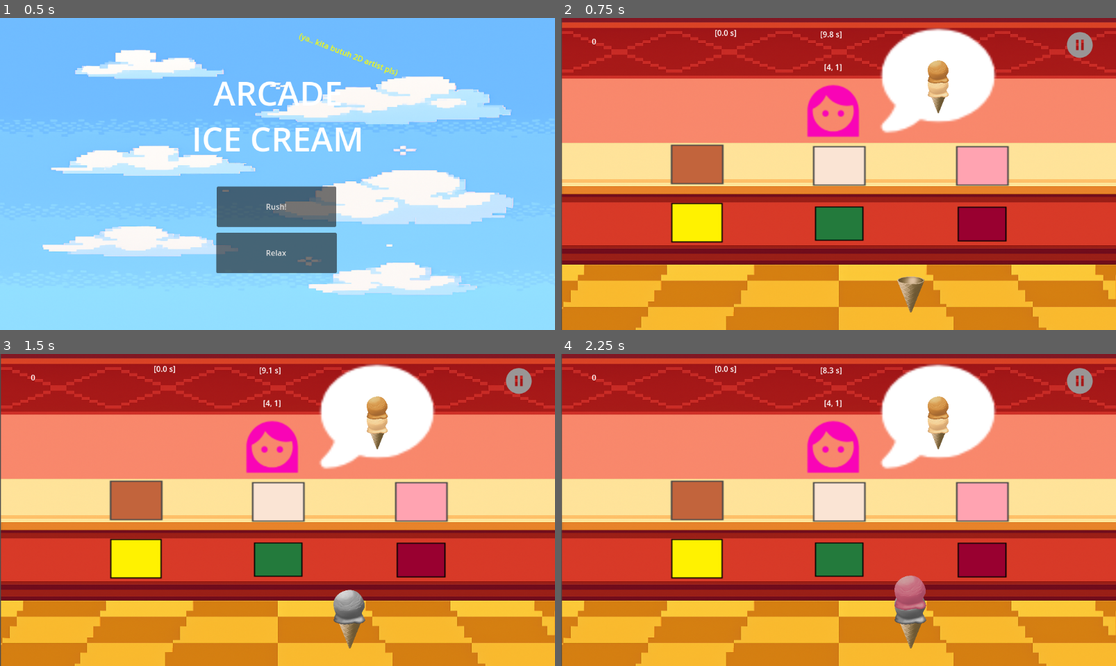
Above: before the commit, frames 1-4 (two rows, left to right).
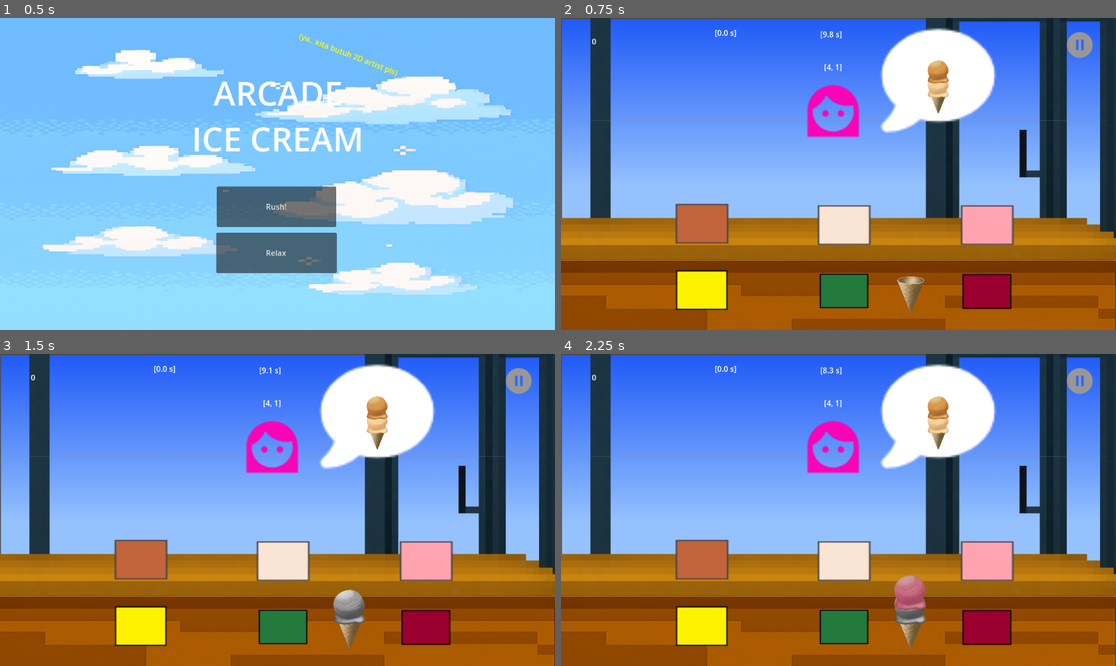
Above: after the commit, the same moments.

Repository: adamsutan/ice_cream_arcade
Game: Godot game, scene res://main_menu.tscn
The game is run twice, just before and just after one commit, with the same random seed, the same clock (stepped at 60 frames per second) and the same inputs.
Inputs (mouse positions are in pixels of both pictures, inside the frame that each line leads up to; where the layout moved, square brackets give the same spot in the first picture):
- Up to frame 1 (0.5 s): no input
- Up to frame 2 (0.75 s): click "Rush!" at 0.5 s
- Up to frame 3 (1.5 s): click (283, 559) [277, 500] at 1.25 s
- Up to frame 4 (2.25 s): click (982, 559) [982, 500] at 2 s

Frame 1 is identical in both runs. In frame 2, 94% of the frame differs, in the area x 0-100%, y 0-100%; in frame 3, 93%; in frame 4, 93%.

Commit message:
Layout Counter Top

Diff:
--- a/game.tscn
+++ b/game.tscn
@@ -1,9 +1,10 @@
-[gd_scene load_steps=13 format=3 uid="uid://dc5ka3tmdkpv8"]
+[gd_scene load_steps=16 format=3 uid="uid://dc5ka3tmdkpv8"]
 
-[ext_resource type="Texture2D" uid="uid://dj13e2ptitolf" path="res://assets/graphics/backgrounds/store.png" id="1_80nbo"]
 [ext_resource type="Script" uid="uid://b3uftux6yopk0" path="res://game.gd" id="1_ryrav"]
 [ext_resource type="Texture2D" uid="uid://dmtc5os38ebok" path="res://assets/graphics/ice_creams/vanilla.png" id="2_fc0e3"]
+[ext_resource type="Texture2D" uid="uid://c2f3spc4kfsau" path="res://assets/graphics/backgrounds/ice_cream_shop_interior.png" id="2_lc2xo"]
 [ext_resource type="Texture2D" uid="uid://6xe1036gk6h2" path="res://assets/graphics/ice_creams/strawberry.png" id="3_7jktm"]
+[ext_resource type="Texture2D" uid="uid://c11t5mm77ubx3" path="res://assets/graphics/backgrounds/countertop_bottom.png" id="3_215e1"]
 [ext_resource type="Texture2D" uid="uid://buagq4r1h6jci" path="res://assets/graphics/chat_bubble/chat_bubble.png" id="3_hve3p"]
 [ext_resource type="Texture2D" uid="uid://c67y7y6fpdthk" path="res://assets/graphics/ice_creams/chocolate.png" id="4_ryrav"]
 [ext_resource type="Texture2D" uid="uid://cj48yblwtk5kh" path="res://assets/graphics/ice_creams/banana template.png" id="7_vef74"]
@@ -13,14 +14,33 @@
 [ext_resource type="Texture2D" uid="uid://dyp3hwkg1347c" path="res://assets/graphics/backgrounds/gridicons--pause.png" id="11_mfdv2"]
 [ext_resource type="PackedScene" uid="uid://cn8g0ug55xsuy" path="res://pause_menu.tscn" id="12_iotsf"]
 
+[sub_resource type="Gradient" id="Gradient_7sc4i"]
+offsets = PackedFloat32Array(0, 0.5398773)
+colors = PackedColorArray(0.13633388, 0.36464587, 0.96989363, 1, 0.5860944, 0.7611595, 0.9999959, 1)
+
+[sub_resource type="GradientTexture2D" id="GradientTexture2D_80cx4"]
+gradient = SubResource("Gradient_7sc4i")
+fill_from = Vector2(0.49779737, 0)
+fill_to = Vector2(0.49779737, 1)
+
 [node name="game" type="Node2D"]
 position = Vector2(-2, 0)
 script = ExtResource("1_ryrav")
 
 [node name="background" type="Sprite2D" parent="."]
-position = Vector2(579.00006, 325.00003)
-scale = Vector2(1.123291, 0.4235026)
-texture = ExtResource("1_80nbo")
+position = Vector2(578.52734, 326.22394)
+scale = Vector2(17.952269, 10.086751)
+texture = SubResource("GradientTexture2D_80cx4")
+
+[node name="Interior" type="Sprite2D" parent="."]
+position = Vector2(577, 284)
+scale = Vector2(0.76, 0.76)
+texture = ExtResource("2_lc2xo")
+
+[node name="Table" type="Sprite2D" parent="Interior"]
+position = Vector2(-2.666687, 121.38597)
+scale = Vector2(1.5078125, 1.0337514)
+texture = ExtResource("3_215e1")
 
 [node name="TimerDisplay" type="RichTextLabel" parent="."]
 offset_left = 516.0
@@ -69,50 +89,50 @@
 position = Vector2(0, 12)
 
 [node name="Vanilla" type="TextureButton" parent="."]
-offset_left = 475.0
-offset_top = 231.0
-offset_right = 675.0
-offset_bottom = 381.0
+offset_left = 485.0
+offset_top = 354.0
+offset_right = 685.0
+offset_bottom = 504.0
 texture_normal = ExtResource("2_fc0e3")
 stretch_mode = 0
 
 [node name="Strawberry" type="TextureButton" parent="."]
-offset_left = 772.0
-offset_top = 231.0
-offset_right = 972.0
-offset_bottom = 381.0
+offset_left = 782.0
+offset_top = 354.0
+offset_right = 982.0
+offset_bottom = 504.0
 texture_normal = ExtResource("3_7jktm")
 stretch_mode = 0
 
 [node name="Chocolate" type="TextureButton" parent="."]
-offset_left = 180.0
-offset_top = 228.0
-offset_right = 380.0
-offset_bottom = 378.0
+offset_left = 190.0
+offset_top = 351.0
+offset_right = 390.0
+offset_bottom = 501.0
 texture_normal = ExtResource("4_ryrav")
 stretch_mode = 0
 
 [node name="Banana" type="TextureButton" parent="."]
-offset_left = 201.0
-offset_top = 349.0
-offset_right = 360.0
-offset_bottom = 499.0
+offset_left = 211.0
+offset_top = 489.0
+offset_right = 370.0
+offset_bottom = 639.0
 texture_normal = ExtResource("7_vef74")
 stretch_mode = 0
 
 [node name="Green_Tea" type="TextureButton" parent="."]
-offset_left = 501.0
-offset_top = 361.0
-offset_right = 651.0
-offset_bottom = 491.0
+offset_left = 511.0
+offset_top = 501.0
+offset_right = 661.0
+offset_bottom = 631.0
 texture_normal = ExtResource("8_hve3p")
 stretch_mode = 0
 
 [node name="Red_Velvet" type="TextureButton" parent="."]
-offset_left = 797.0
-offset_top = 361.0
-offset_right = 948.0
-offset_bottom = 493.0
+offset_left = 807.0
+offset_top = 501.0
+offset_right = 958.0
+offset_bottom = 633.0
 texture_normal = ExtResource("9_mfdv2")
 stretch_mode = 0
 
@@ -144,7 +164,6 @@
 texture_normal = ExtResource("11_mfdv2")
 
 [node name="CanvasLayer" type="CanvasLayer" parent="."]
-visible = false
 follow_viewport_enabled = true
 
 [node name="Pause_menu" parent="CanvasLayer" instance=ExtResource("12_iotsf")]
Binary file added: assets/graphics/backgrounds/countertop_bottom.png
Not shown, added: assets/graphics/backgrounds/countertop_bottom.png.import
Binary file added: assets/graphics/backgrounds/ice_cream_shop_interior.png
Not shown, added: assets/graphics/backgrounds/ice_cream_shop_interior.png.import
